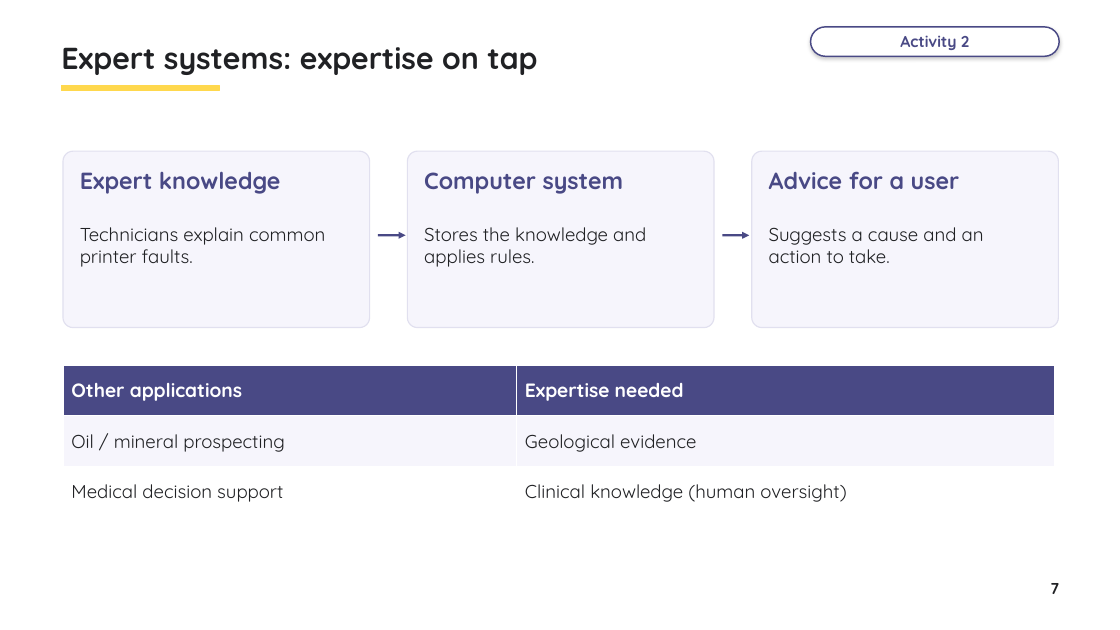
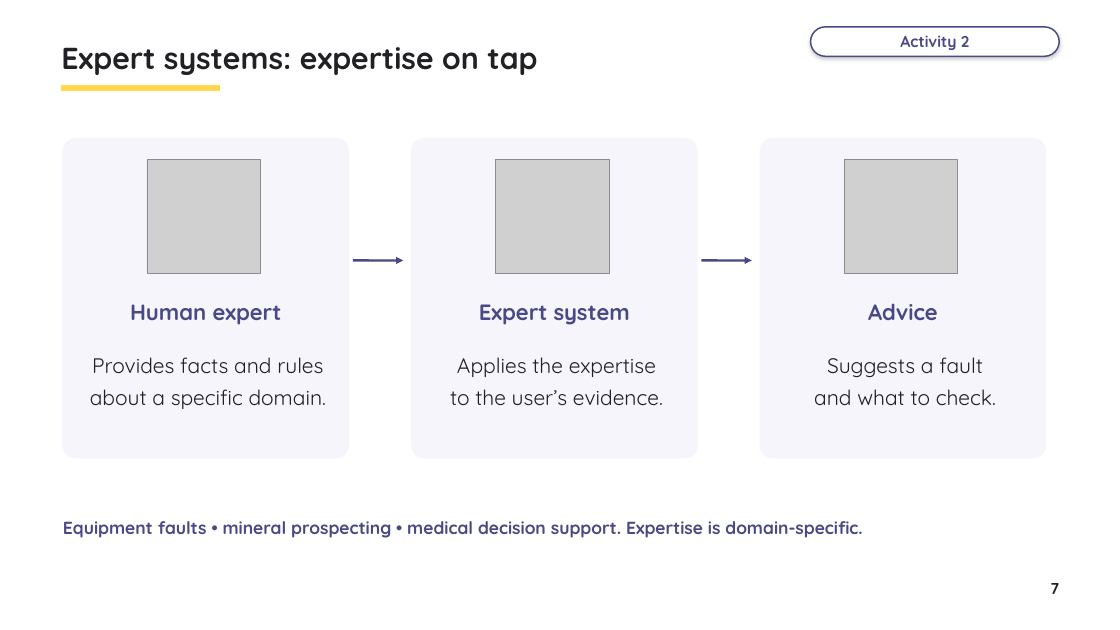
Before and after one commit to myk-sh/cs-lessons, a slide deck: slide 7 of 0478 P1/Artificial Intelligence/IGCSE_0478_Lesson_-_Artificial_Intelligence.pptx. Drawn at 1120x630 pixels with LibreOffice and Linux fonts; fonts in the diff are those of the drawing; grey boxes stand for pictures. Boxes give left, top, right and bottom in pixels: in the first picture for what was removed or moved away, otherwise in the second. Text is boxed around its words. In the diff, an @@ line names an element or a change of style, - is before the commit and + after.

```diff
--- a/0478 P1/Artificial Intelligence/IGCSE_0478_Lesson_-_Artificial_Intelligence.pptx
+++ b/0478 P1/Artificial Intelligence/IGCSE_0478_Lesson_-_Artificial_Intelligence.pptx
@@ outline #E1E0EF 1 pt to #F6F5FC 1 pt; proportions changed in 3 elements at [760,139,1046,458], [412,139,697,458], [63,139,349,458] @@
@@ rounded rectangle: place and size @@
-rounded rectangle at [63,151,370,328]
+rounded rectangle at [63,139,349,458]
@@ rounded rectangle: place and size @@
-rounded rectangle at [408,151,714,328]
+rounded rectangle at [412,139,697,458]
@@ rounded rectangle: place and size @@
-rounded rectangle at [752,151,1059,328]
+rounded rectangle at [760,139,1046,458]
@@ text removed at [80,171,281,194] @@
-Expert knowledge
@@ picture added at [147,160,260,273] @@
@@ text removed at [424,172,624,194] @@
-Computer system
@@ picture added at [496,160,609,273] @@
@@ text removed at [769,171,960,189] @@
-Advice for a user
@@ picture added at [844,160,958,273] @@
@@ arrow moved from (378, 235) - (406, 235) to (353, 260) - (403, 260) @@
@@ arrow moved from (723, 235) - (749, 235) to (702, 260) - (752, 260) @@
@@ text at [130,304,282,325]: text changed; size 16 to 19 pt; text colour #202124 to #494985; bold on @@
-Technicians explain common printer faults.
+Human expert
@@ text at [479,304,630,325]: text changed; size 16 to 19 pt; text colour #202124 to #494985; bold on @@
-Stores the knowledge and applies rules.
+Expert system
@@ text at [868,303,938,320]: text changed; size 16 to 19 pt; text colour #202124 to #494985; bold on @@
-Suggests a cause and an action to take.
+Advice
@@ text added at [90,357,326,409], 18 pt, text #202124 @@
+Provides facts and rules
+about a specific domain.
@@ text added at [450,357,663,405], 18 pt, text #202124 @@
+Applies the expertise
+to the user’s evidence.
@@ text added at [814,357,996,405], 18 pt, text #202124 @@
+Suggests a fault
+and what to check.
@@ table removed at [63,365,1054,506], 3 rows, 2 columns @@
-Other applications | Expertise needed
-Oil / mineral prospecting | Geological evidence
-Medical decision support | Clinical knowledge (human oversight)
@@ text added at [63,521,862,538], 15 pt, text #494985, bold @@
+Equipment faults • mineral prospecting • medical decision support. Expertise is domain-specific.
```
Also in this commit, not shown: 13 other slides changed, 1 slide added, 1 slide removed, 48 other files.
